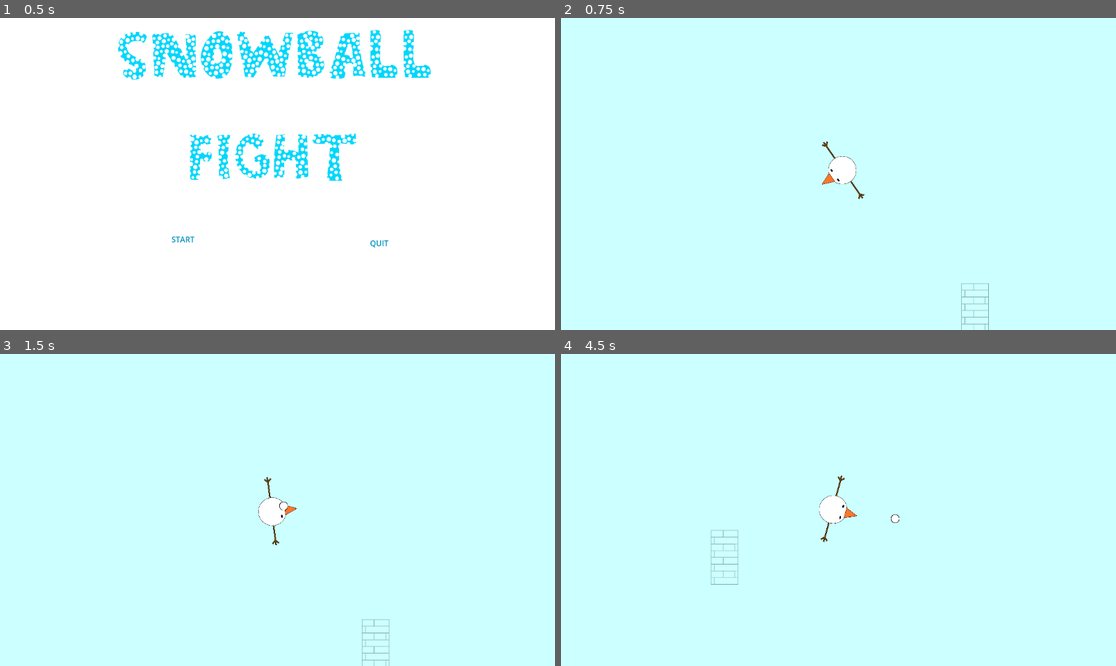
Above: before the commit, frames 1-4 (two rows, left to right).
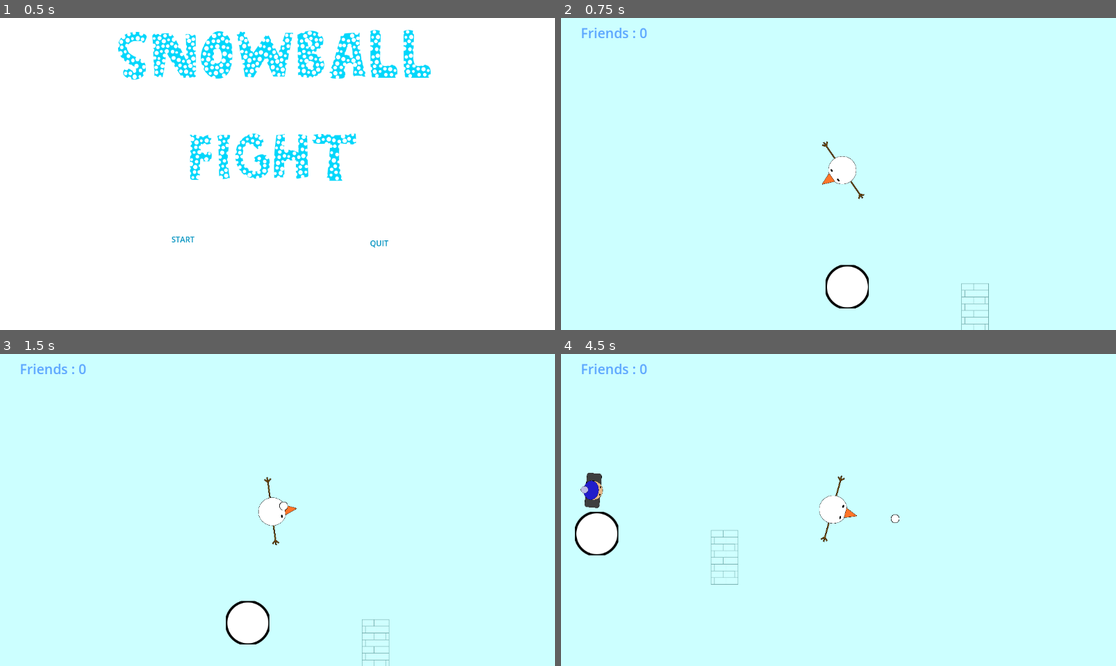
Above: after the commit, the same moments.

Repository: jesspancakes/topdownshooter
Game: Godot game, scene res://title_screen.tscn
Same seed, same stepped clock (60 frames per second), same inputs: the game is played once before the commit and once after it.
Inputs (mouse positions are in pixels of both pictures, inside the frame that each line leads up to):
- Up to frame 1 (0.5 s): no input
- Up to frame 2 (0.75 s): click "START" at 0.5 s
- Up to frame 3 (1.5 s): tap Enter at 1.25 s; move the mouse to (399, 494) at 1.27 s; hold D (right) from 1.28 s (still down); click (399, 494) at 1.35 s
- Up to frame 4 (4.5 s): move the mouse to (727, 525) at 2.02 s; release D (right) at 2.03 s; hold S (down) 2.03-2.78 s; click (727, 525) at 2.1 s; move the mouse to (894, 441) at 2.77 s; hold D (right) 2.78-3.53 s; click (894, 441) at 2.85 s; move the mouse to (810, 572) at 3.52 s; hold Up (ui_up) 3.53-4.28 s; click (810, 572) at 3.6 s; tap Space at 4.25 s; move the mouse to (1005, 556) at 4.27 s; hold A (left) from 4.28 s (still down); click (1005, 556) at 4.35 s

Frame 1 is identical in both runs. In frame 2, 1.1% of the frame differs, in the area x 3-56%, y 3-94%; in frame 3, 1.1%; in frame 4, 1.4%, in the area x 2-16%, y 3-65%.
Error after the commit: Attempt to call function 'size' in base 'null instance' on a null instance. (res://main.gd:21)

Commit message:
dont know how to add score :(((

Diff:
--- a/snowman2/enemy_spawner.gd
+++ b/snowman2/enemy_spawner.gd
@@ -13,13 +13,14 @@
 			spawn_points.append(i)
 
 func _on_timer_timeout() -> void:
-	var enemies = get_tree().get_nodes_in_group("_enemies")
-	var spawn = spawn_points[randi() % spawn_points.size()]
-	var enemy = enemy_scene.instantiate()
-	enemy.position = spawn.position
-	enemy.hit_player.connect(hit)
-	main.add_child(enemy)
-	enemy.add_to_group("enemies")
+	var enemies = get_tree().get_nodes_in_group("enemies")
+	if enemies.size() < get_parent().max_enemies:
+		var spawn = spawn_points[randi() % spawn_points.size()]
+		var enemy = enemy_scene.instantiate()
+		enemy.position = spawn.position
+		enemy.hit_player.connect(hit)
+		main.add_child(enemy)
+		enemy.add_to_group("enemies")
 
 
 func hit():
--- a/snowman2/enemy_spawner.tscn
+++ b/snowman2/enemy_spawner.tscn
@@ -1,6 +1,7 @@
-[gd_scene load_steps=2 format=3 uid="uid://dkovernmhu711"]
+[gd_scene load_steps=3 format=3 uid="uid://dkovernmhu711"]
 
 [ext_resource type="Script" path="res://enemy_spawner.gd" id="1_axl8e"]
+[ext_resource type="Texture2D" uid="uid://djcbh6daksf8r" path="res://snowball2.png" id="2_5jtxq"]
 
 [node name="EnemySpawner" type="Node2D"]
 script = ExtResource("1_axl8e")
@@ -8,20 +9,65 @@
 [node name="Marker2D" type="Marker2D" parent="."]
 position = Vector2(800, -144)
 
+[node name="Sprite2D" type="Sprite2D" parent="Marker2D"]
+texture = ExtResource("2_5jtxq")
+
 [node name="Marker2D2" type="Marker2D" parent="."]
 position = Vector2(592, 552)
 
+[node name="Sprite2D2" type="Sprite2D" parent="Marker2D2"]
+texture = ExtResource("2_5jtxq")
+
 [node name="Marker2D3" type="Marker2D" parent="."]
-position = Vector2(-552, 432)
+position = Vector2(-552, 696)
+
+[node name="Sprite2D3" type="Sprite2D" parent="Marker2D3"]
+texture = ExtResource("2_5jtxq")
 
 [node name="Marker2D4" type="Marker2D" parent="."]
 position = Vector2(-544, -376)
 
+[node name="Sprite2D4" type="Sprite2D" parent="Marker2D4"]
+texture = ExtResource("2_5jtxq")
+
 [node name="Marker2D5" type="Marker2D" parent="."]
 position = Vector2(312, -632)
 
+[node name="Sprite2D5" type="Sprite2D" parent="Marker2D5"]
+texture = ExtResource("2_5jtxq")
+
+[node name="Marker2D6" type="Marker2D" parent="."]
+position = Vector2(-1240, -784)
+
+[node name="Sprite2D6" type="Sprite2D" parent="Marker2D6"]
+texture = ExtResource("2_5jtxq")
+
+[node name="Marker2D7" type="Marker2D" parent="."]
+position = Vector2(-1344, 488)
+
+[node name="Sprite2D7" type="Sprite2D" parent="Marker2D7"]
+texture = ExtResource("2_5jtxq")
+
+[node name="Marker2D8" type="Marker2D" parent="."]
+position = Vector2(1272, 904)
+
+[node name="Sprite2D8" type="Sprite2D" parent="Marker2D8"]
+texture = ExtResource("2_5jtxq")
+
+[node name="Marker2D9" type="Marker2D" parent="."]
+position = Vector2(1536, -976)
+
+[node name="Sprite2D9" type="Sprite2D" parent="Marker2D9"]
+texture = ExtResource("2_5jtxq")
+
+[node name="Marker2D10" type="Marker2D" parent="."]
+position = Vector2(-1816, 1080)
+
+[node name="Sprite2D10" type="Sprite2D" parent="Marker2D10"]
+texture = ExtResource("2_5jtxq")
+
 [node name="Timer" type="Timer" parent="."]
-wait_time = 5.0
+wait_time = 3.0
 autostart = true
 
 [connection signal="timeout" from="Timer" to="." method="_on_timer_timeout"]
--- a/snowman2/game_over_screen.gd
+++ b/snowman2/game_over_screen.gd
@@ -2,5 +2,5 @@
 
 
 func _on_button_pressed() -> void:
-	get_tree().change_scene_to_file("res://world.tscn")
+	get_tree().change_scene_to_file("res://main.tscn")
 	pass # Replace with function body.
--- /dev/null
+++ b/snowman2/hud.tscn
@@ -0,0 +1,12 @@
+[gd_scene format=3 uid="uid://bel1aihhfsk36"]
+
+[node name="HUD" type="CanvasLayer"]
+
+[node name="Friends" type="Label" parent="."]
+offset_right = 220.0
+offset_bottom = 64.0
+theme_override_colors/font_color = Color(0.362527, 0.652219, 1, 1)
+theme_override_font_sizes/font_size = 28
+text = "New Friends : 0"
+horizontal_alignment = 1
+vertical_alignment = 1
--- a/snowman2/main.gd
+++ b/snowman2/main.gd
@@ -1,5 +1,27 @@
 extends Node
 
+var friends : int
+var max_enemies : int
 
-func _on_enemy_spawner_hit_p() -> void:
-	pass
+func _ready():
+	max_enemies = 10
+	friends = 0
+	$Player2/HUD/Friends.text = "Friends : " + str(friends)
+
+func _process(delta):
+	if is_wave_completed():
+		get_tree().change_scene_to_file("res://win.tscn")
+
+func _on_enemy_spawner_hit_p():
+	get_tree().change_scene_to_file("res://game_over_screen.tscn")
+
+func is_wave_completed():
+	var all_dead = true
+	var enemies = get_tree().get_first_node_in_group("enemies")
+	if enemies.size() == max_enemies:
+		for e in enemies:
+			if e.alive:
+				all_dead = false
+		return all_dead
+	else:
+		return false
--- a/snowman2/main.tscn
+++ b/snowman2/main.tscn
@@ -6,6 +6,8 @@
 [ext_resource type="PackedScene" uid="uid://huwf3dy0hqh" path="res://player_2.tscn" id="3_x5xyl"]
 [ext_resource type="Script" path="res://bullet_manager.gd" id="5_yf6ub"]
 [ext_resource type="PackedScene" uid="uid://cv57fovjoffcs" path="res://area_2d.tscn" id="6_3t60s"]
+[ext_resource type="PackedScene" uid="uid://bel1aihhfsk36" path="res://hud.tscn" id="6_s50ft"]
+[ext_resource type="AudioStream" uid="uid://dd7u7n8idl6pq" path="res://653157__mikewhite12__happy-winter-loop-music.mp3" id="7_4fxy3"]
 
 [node name="Main" type="Node"]
 script = ExtResource("1_amqco")
@@ -17,6 +19,14 @@
 [node name="Player2" parent="." instance=ExtResource("3_x5xyl")]
 position = Vector2(574, 318)
 
+[node name="AudioStreamPlayer2D" type="AudioStreamPlayer2D" parent="Player2"]
+position = Vector2(-574, -318)
+stream = ExtResource("7_4fxy3")
+autoplay = true
+parameters/looping = true
+
+[node name="HUD" parent="Player2" instance=ExtResource("6_s50ft")]
+
 [node name="BulletManager" type="Node2D" parent="."]
 script = ExtResource("5_yf6ub")
 bullet_scene = ExtResource("6_3t60s")
--- /dev/null
+++ b/snowman2/win.tscn
@@ -0,0 +1,41 @@
+[gd_scene load_steps=3 format=3 uid="uid://fymt5u0sn1o8"]
+
+[ext_resource type="FontFile" uid="uid://cfmmua1c2d3ll" path="res://SNOWICE.ttf" id="1_nby5y"]
+
+[sub_resource type="QuadMesh" id="QuadMesh_u5xi1"]
+
+[node name="Win" type="Control"]
+layout_mode = 3
+anchors_preset = 15
+anchor_right = 1.0
+anchor_bottom = 1.0
+grow_horizontal = 2
+grow_vertical = 2
+
+[node name="MeshInstance2D" type="MeshInstance2D" parent="."]
+position = Vector2(580.25, 338.25)
+scale = Vector2(1161.5, 677.5)
+mesh = SubResource("QuadMesh_u5xi1")
+
+[node name="RichTextLabel" type="RichTextLabel" parent="."]
+modulate = Color(0.141176, 1, 1, 1)
+layout_mode = 0
+offset_left = 258.0
+offset_top = 1.0
+offset_right = 940.0
+offset_bottom = 520.0
+theme_override_fonts/normal_font = ExtResource("1_nby5y")
+theme_override_font_sizes/normal_font_size = 500
+text = "YOU
+WIN"
+
+[node name="RichTextLabel2" type="RichTextLabel" parent="."]
+modulate = Color(0.141176, 1, 1, 1)
+layout_mode = 0
+offset_left = 175.0
+offset_top = 548.0
+offset_right = 1059.0
+offset_bottom = 638.0
+theme_override_fonts/normal_font = ExtResource("1_nby5y")
+theme_override_font_sizes/normal_font_size = 100
+text = "You made 10 new friends"
Not shown: 1 places in snowman2/main.tscn that only renumber resources
